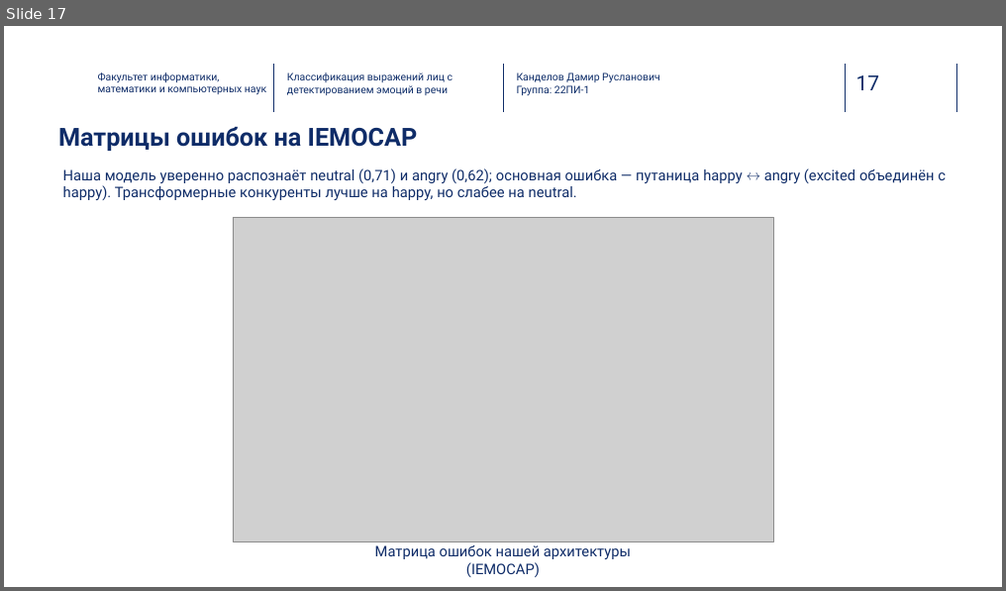
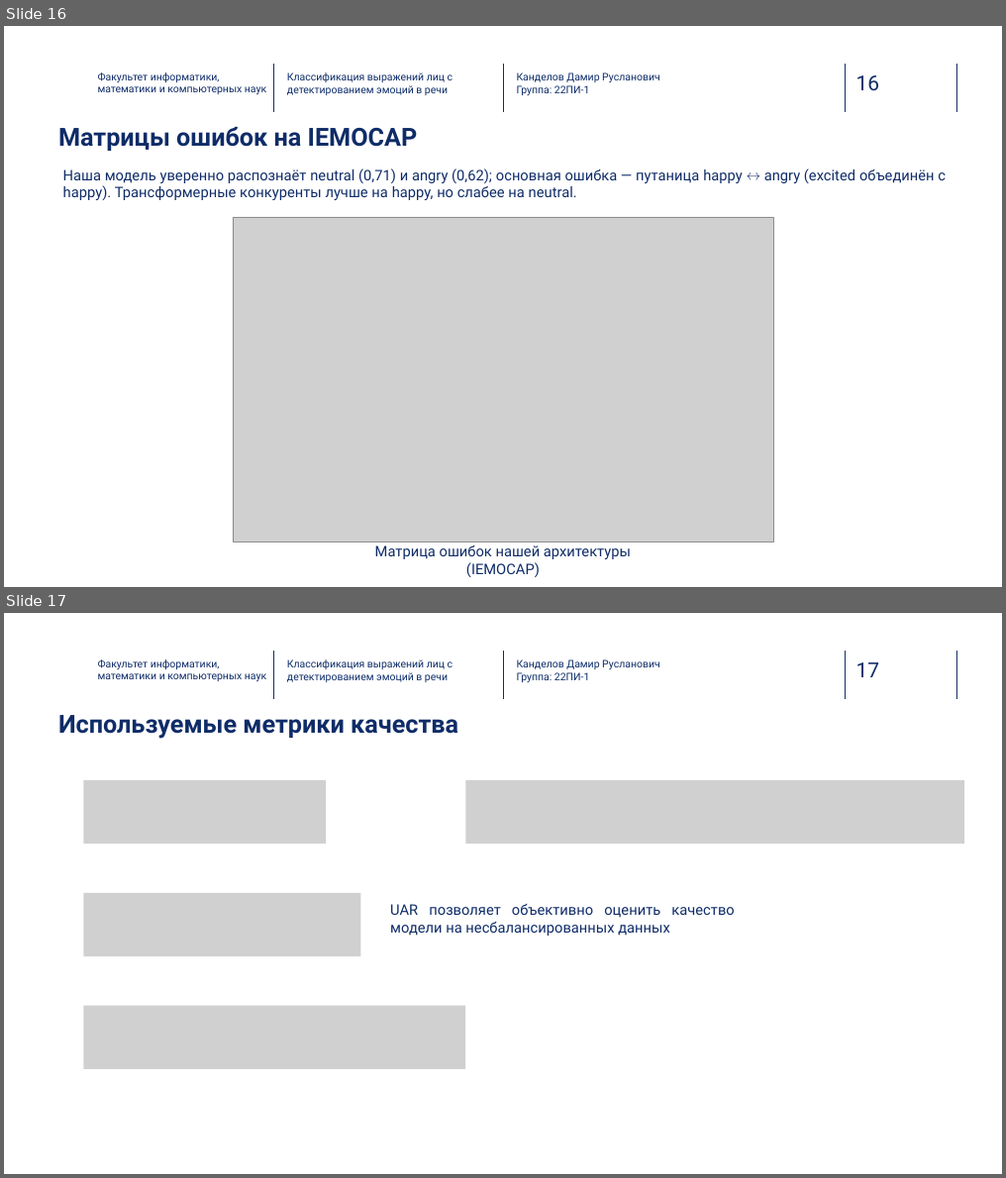
Before and after one commit to Kaparya/Classification-of-Facial-Expressions, a slide deck: Diploma_presentation.pptx. Shown one above the other, each under a label of ours: slide 17 before the commit, slides 16 and 17 after it. The pictures are 1006x591 and 1006x1178 pixels, drawn with LibreOffice and Linux fonts; fonts in the diff are those of the drawing; grey boxes stand for pictures; background and template pictures are left out. Boxes give left, top, right and bottom in pixels: in the first picture for what was removed or moved away, otherwise in the second. Text is boxed around its words. In the diff, an @@ line names an element or a change of style, - is before the commit and + after.

```diff
--- a/Diploma_presentation.pptx
+++ b/Diploma_presentation.pptx
@@ slide 17 added at (x1=4, y1=613, x2=1002, y2=1174), background picture (left out); not listed: 5 template elements that a slide beside it also shows @@
@@ text added at (x1=98, y1=660, x2=266, y2=682), 10 pt, text #0F2C68 @@
+Факультет информатики, математики и компьютерных наук
@@ text added at (x1=287, y1=660, x2=452, y2=682), 10 pt, text #0E2D69 @@
+Классификация выражений лиц с детектированием эмоций в речи
@@ text added at (x1=517, y1=660, x2=659, y2=682), 10 pt, text #0E2D69 @@
+Канделов Дамир Русланович
+Группа: 22ПИ-1
@@ text added at (x1=58, y1=715, x2=458, y2=739), 24 pt, text #0F2C68, bold @@
+Используемые метрики качества
@@ picture added at (x1=83, y1=780, x2=326, y2=844) @@
@@ picture added at (x1=466, y1=780, x2=965, y2=844) @@
@@ picture added at (x1=83, y1=893, x2=360, y2=957) @@
@@ text added at (x1=390, y1=904, x2=734, y2=936), 14 pt, text #0F2C68 @@
+UAR позволяет объективно оценить качество модели на несбалансированных данных
@@ picture added at (x1=83, y1=1006, x2=465, y2=1069) @@
@@ what was slide 17 is now slide 16 @@
@@ page number at (x1=856, y1=76, x2=880, y2=91): text changed @@
-17
+16
```
Also in this commit, not shown: 5 slides changed, 1 slide removed, 18 other files.
